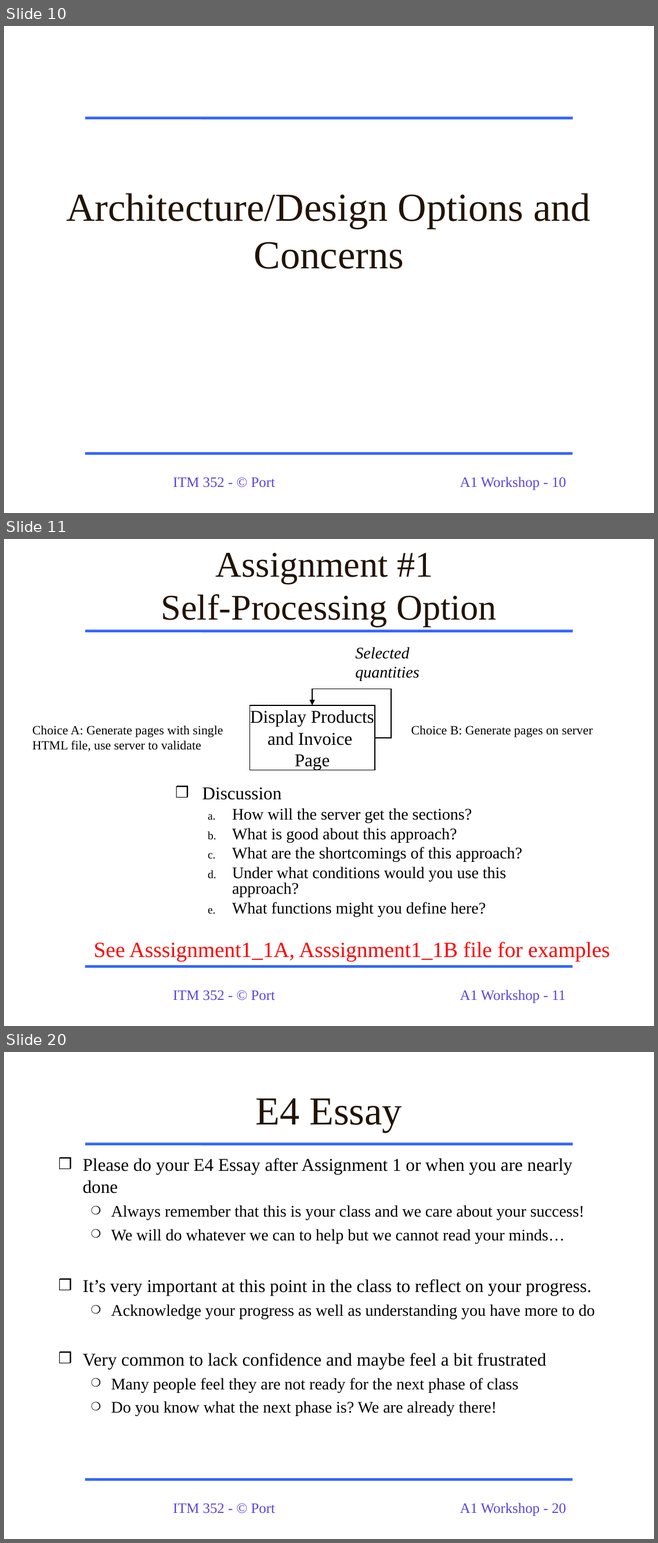
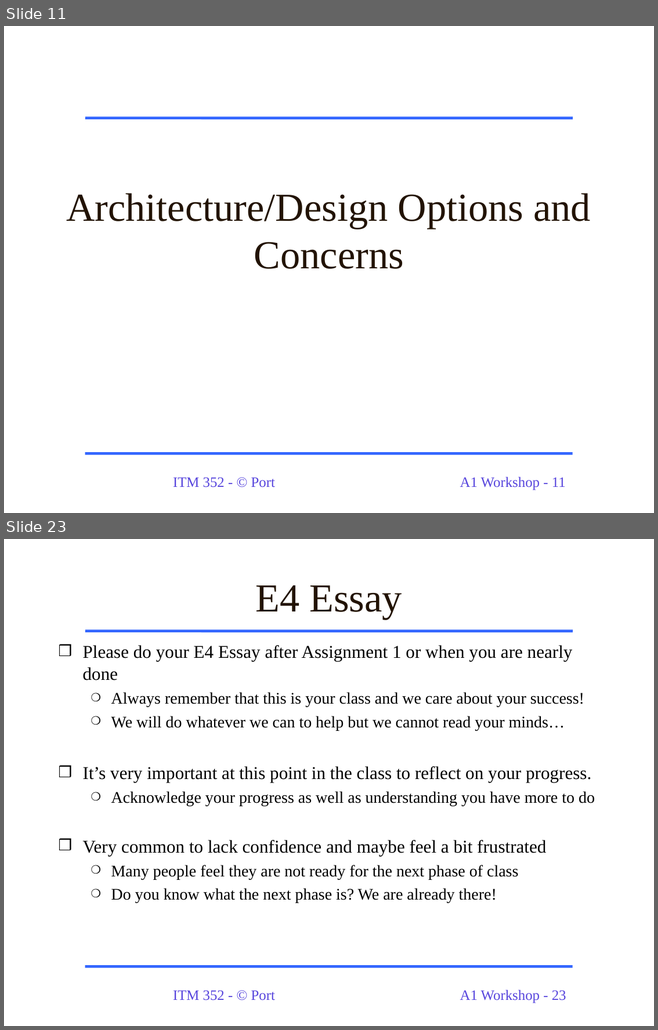
Before and after one commit to dport96/ITM352, a slide deck: morea/130.Assignment1/A1_Workshop_ITM352.ppt. Shown one above the other, each under a label of ours: slides 10, 11 and 20 before the commit, slides 11 and 23 after it; the slides between them are not shown. The pictures are 658x1543 and 658x1030 pixels, drawn with LibreOffice and Linux fonts; fonts in the diff are those of the drawing. Boxes give left, top, right and bottom in pixels: in the first picture for what was removed or moved away, otherwise in the second. Text is boxed around its words. In the diff, an @@ line names an element or a change of style, - is before the commit and + after.

```diff
--- a/morea/130.Assignment1/A1_Workshop_ITM352.ppt
+++ b/morea/130.Assignment1/A1_Workshop_ITM352.ppt
@@ slide 11 removed at [4, 539, 654, 1026], background #FFFFFF; not listed: 4 template elements that a slide beside it also shows @@
@@ title removed at [161, 553, 496, 627] @@
-Assignment #1
-Self-Processing Option
@@ text removed at [355, 647, 419, 681] @@
-Selected quantities
@@ elbow arrow removed from (374, 738) to (312, 705) @@
@@ rectangle removed at [249, 705, 374, 770] @@
-Display Products
-and Invoice
-Page
@@ text removed at [32, 726, 223, 751] @@
-Choice A: Generate pages with single HTML file, use server to validate
@@ text removed at [411, 726, 592, 737] @@
-Choice B: Generate pages on server
@@ text removed at [202, 787, 522, 917] @@
-❒ Discussion
-  a. How will the server get the sections?
-  b. What is good about this approach?
-  c. What are the shortcomings of this approach?
-  d. Under what conditions would you use this approach?
-  e. What functions might you define here?
@@ text removed at [94, 942, 610, 961] @@
-See Asssignment1_1A, Asssignment1_1B file for examples
@@ what was slide 10 is now slide 11 @@
@@ page number at [460, 477, 565, 491]: text changed @@
-A1 Workshop - 10
+A1 Workshop - 11
@@ what was slide 20 is now slide 23 @@
@@ page number at [460, 990, 566, 1004]: text changed @@
-A1 Workshop - 20
+A1 Workshop - 23
```
Also in this commit, not shown: 8 slides changed, 5 slides added, 1 other slide removed, 2 other files.
